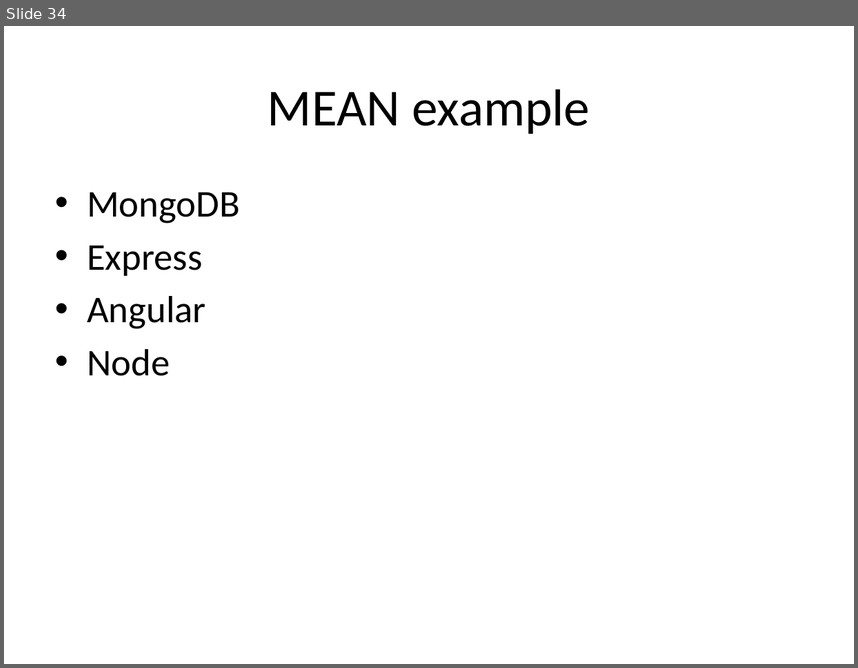
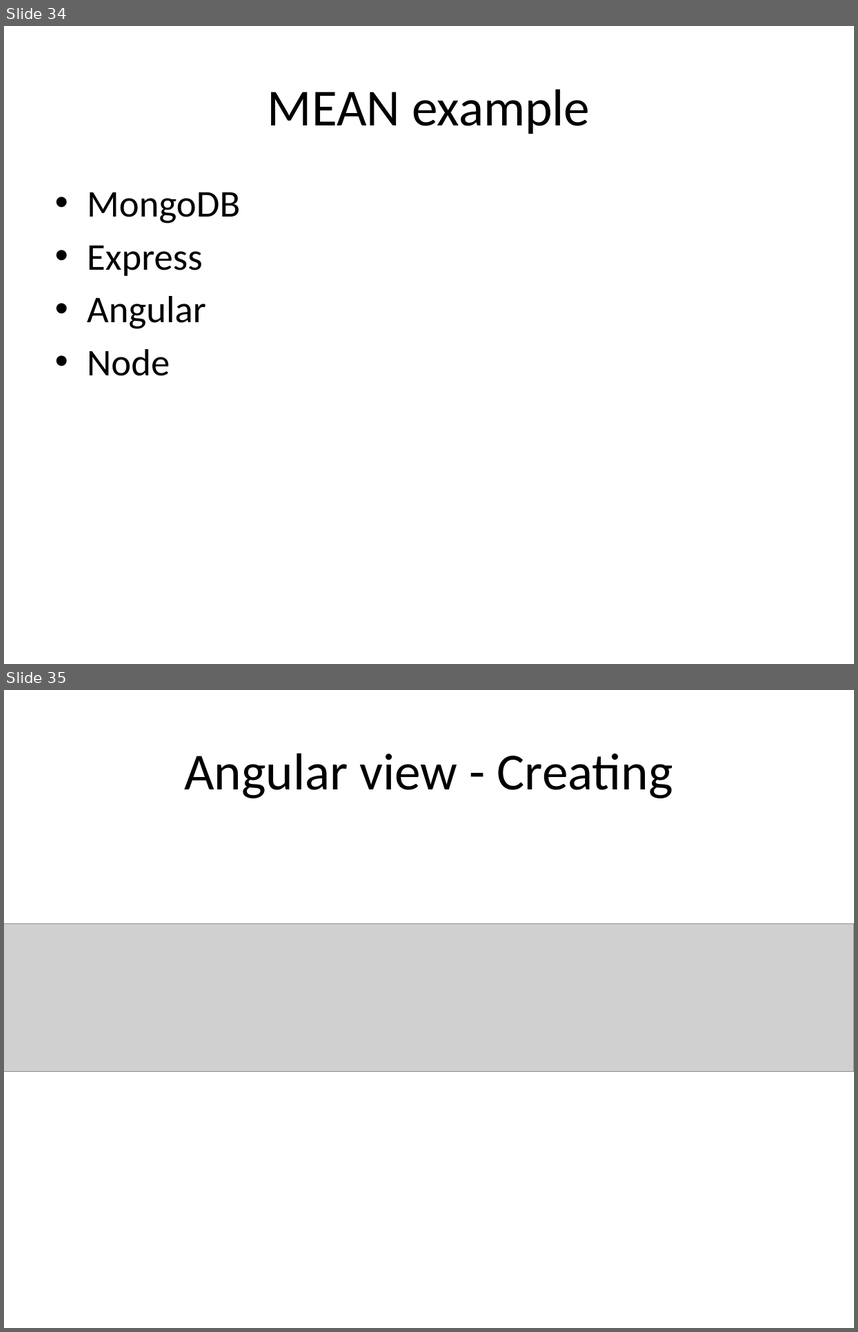
Before and after one commit to dvanvali/mongoDbPresentation, a slide deck: MongoDB.pptx. Shown one above the other, each under a label of ours: slide 34 before the commit, slides 34 and 35 after it. The pictures are 858x668 and 858x1332 pixels, drawn with LibreOffice and Linux fonts; fonts in the diff are those of the drawing; grey boxes stand for pictures; background and template pictures are left out. Boxes give left, top, right and bottom in pixels: in the first picture for what was removed or moved away, otherwise in the second. Text is boxed around its words. In the diff, an @@ line names an element or a change of style, - is before the commit and + after.

```diff
--- a/MongoDB.pptx
+++ b/MongoDB.pptx
@@ slide 35 added at bbox=[4, 690, 854, 1328], background picture (left out) @@
@@ title added at bbox=[184, 753, 673, 798], 44 pt, text #000000 @@
+Angular view - Creating
@@ picture added at bbox=[4, 924, 854, 1071] @@
```
Also in this commit, not shown: 5 other slides added, 4 slides removed, 1 other file.
